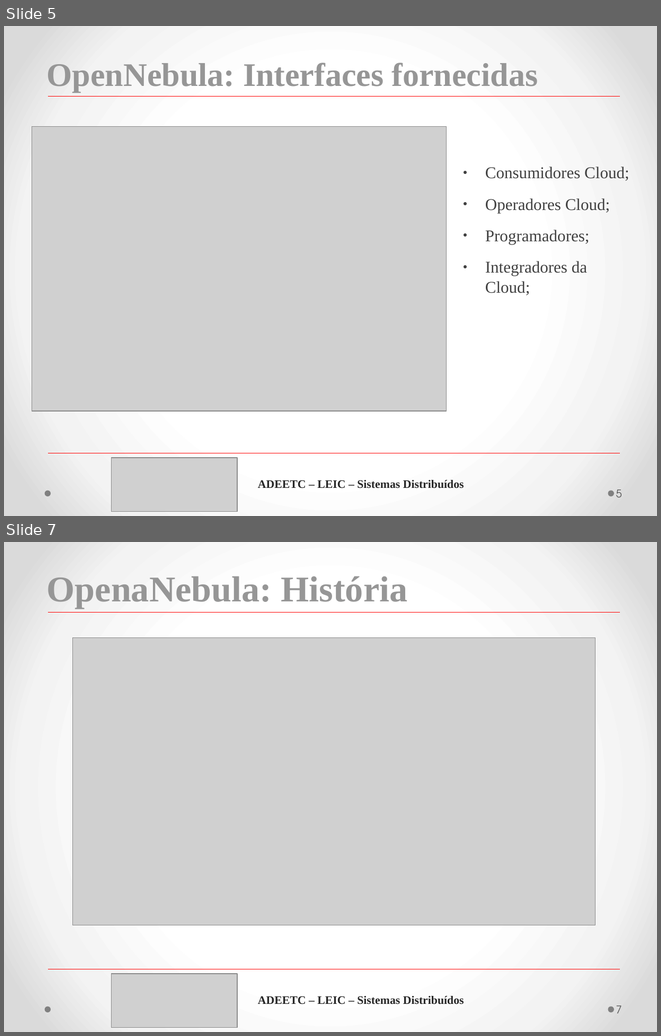
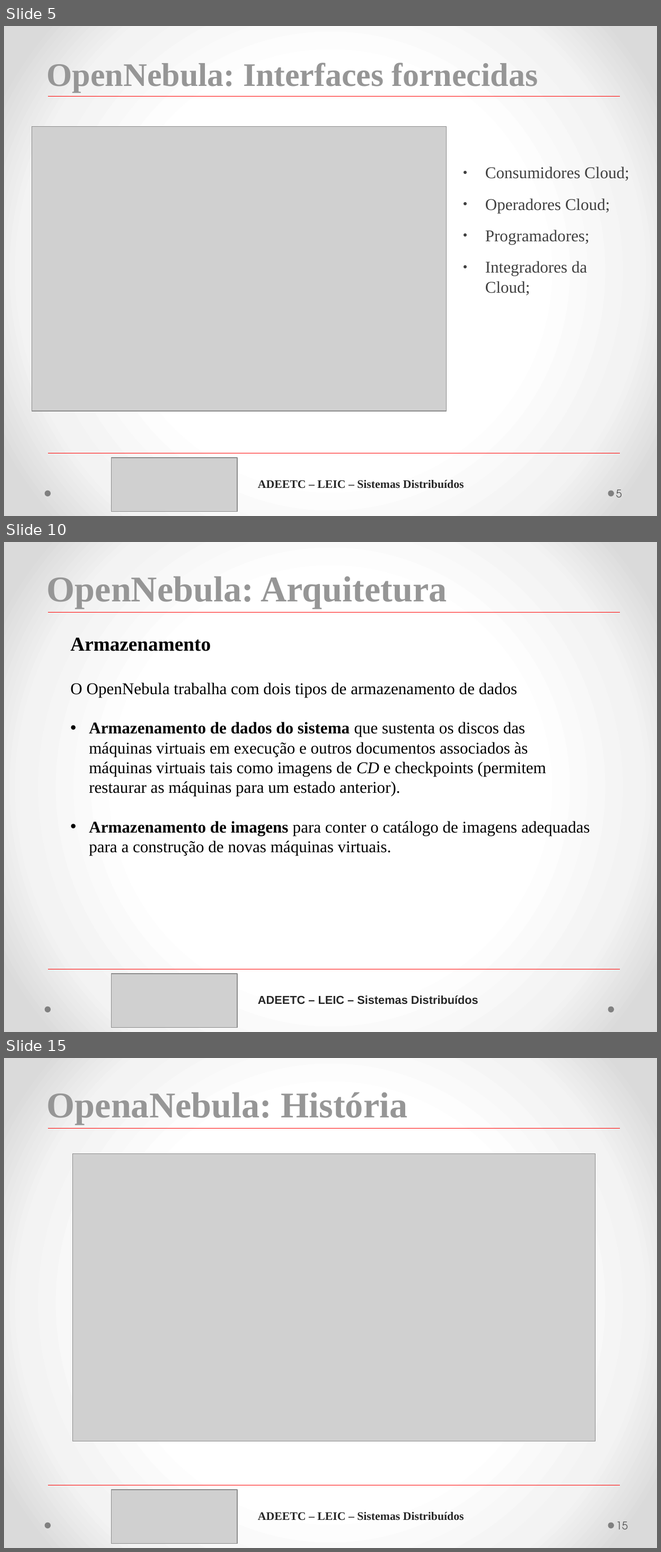
Before and after one commit to MFDM/SD, a slide deck: T2/Apresentação-T2.pptx. Shown one above the other, each under a label of ours: slides 5 and 7 before the commit, slides 5, 10 and 15 after it; the slides between them are not shown. The pictures are 661x1036 and 661x1552 pixels, drawn with LibreOffice and Linux fonts; fonts in the diff are those of the drawing; grey boxes stand for pictures. Boxes give left, top, right and bottom in pixels: in the first picture for what was removed or moved away, otherwise in the second. Text is boxed around its words. In the diff, an @@ line names an element or a change of style, - is before the commit and + after.

```diff
--- a/T2/Apresentação-T2.pptx
+++ b/T2/Apresentação-T2.pptx
@@ slide 10 added at box(4, 542, 657, 1032), background gradient #FFFFFF to #F4F4F4 to #DADADA; not listed: 2 template elements that a slide beside it also shows @@
@@ text added at box(47, 576, 447, 608), 44 pt, text #969696, bold @@
+OpenNebula: Arquitetura
@@ line added from (49, 612) to (620, 612), #FF0000 0 pt @@
@@ text added at box(70, 637, 211, 651), 24 pt, text #000000, bold @@
+Armazenamento
@@ text added at box(70, 682, 590, 855), 20 pt, text #000000 @@
+O OpenNebula trabalha com dois tipos de armazenamento de dados
+• Armazenamento de dados do sistema que sustenta os discos das máquinas virtuais em execução e outros documentos associados às máquinas virtuais tais como imagens de CD e checkpoints (permitem restaurar as máquinas para um estado anterior).
+• Armazenamento de imagens para conter o catálogo de imagens adequadas para a construção de novas máquinas virtuais.
@@ line added from (49, 969) to (620, 969), #FF0000 0 pt @@
@@ picture added at box(111, 973, 237, 1026) @@
@@ text added at box(258, 995, 478, 1004), 14 pt, text #262626, bold @@
+ADEETC – LEIC – Sistemas Distribuídos
@@ what was slide 7 is now slide 15 @@
@@ page number at box(616, 1521, 628, 1529): text changed @@
-7
+15
```
Also in this commit, not shown: 1 slide changed, 7 other slides added, 1 other file.
